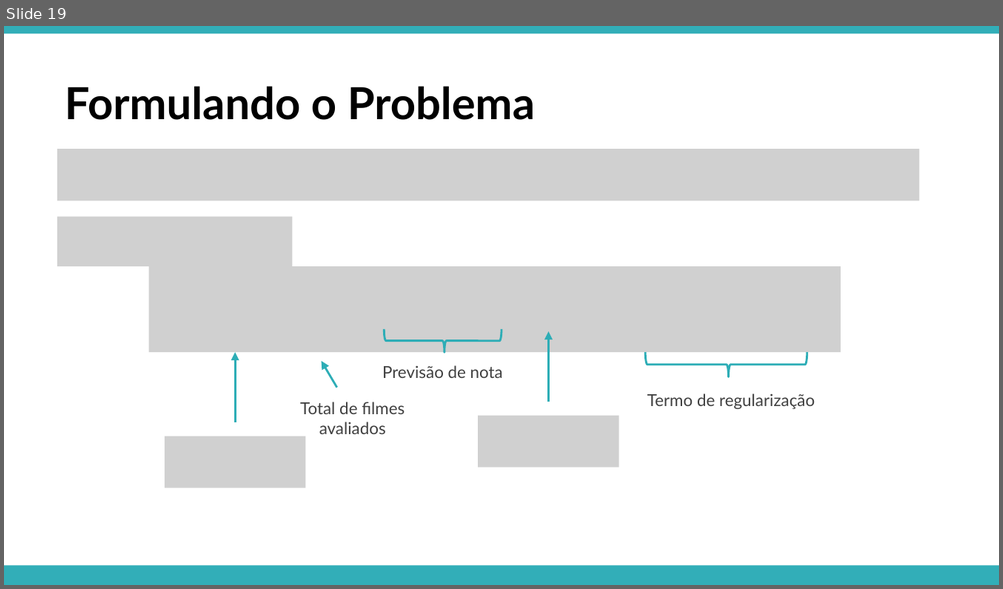
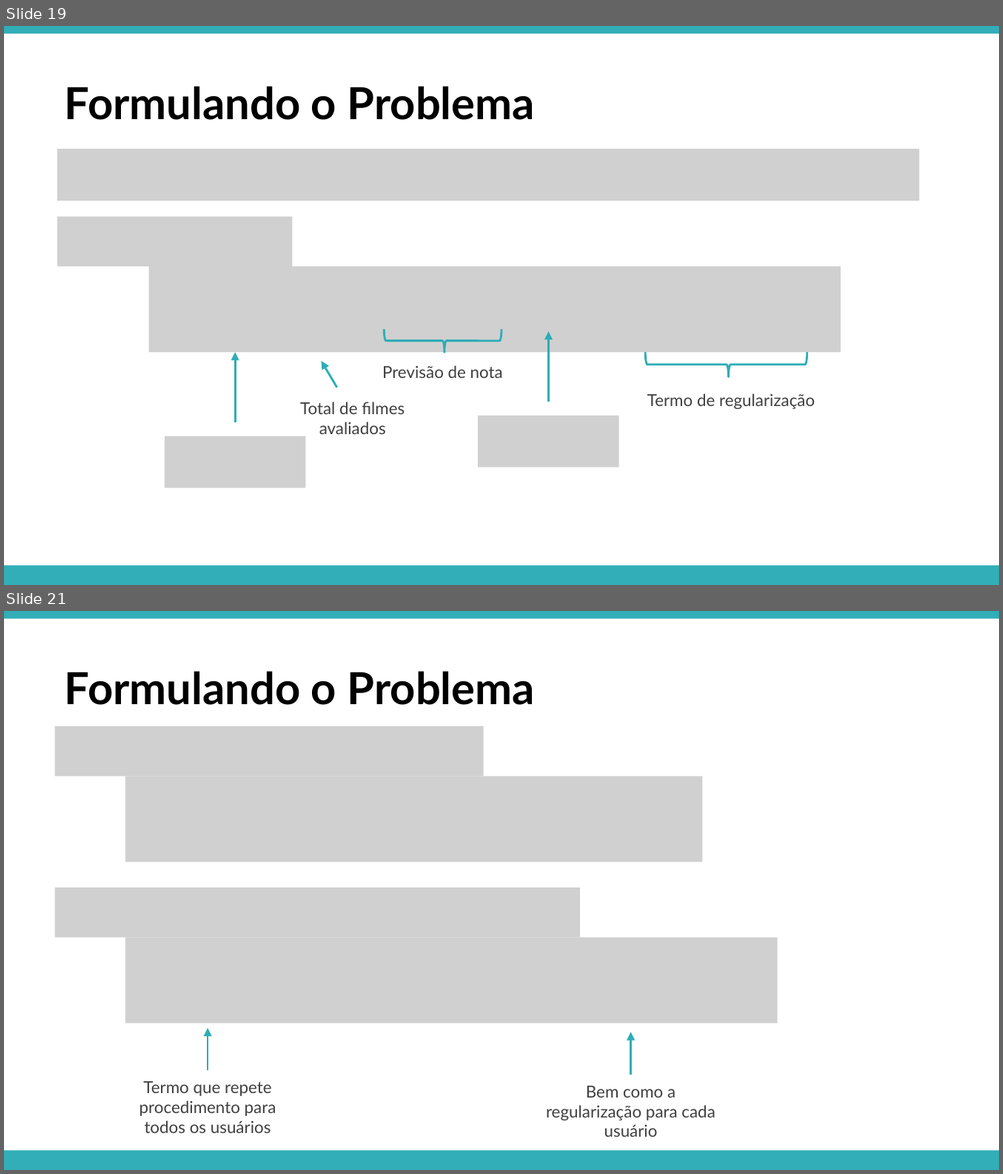
Before and after one commit to APILASTRI/coursera-stanford, a slide deck: machine-learning/notations/semana-9/presentation/15-recommender-systems.pptx. Shown one above the other, each under a label of ours: slide 19 before the commit, slides 19 and 21 after it; the slides between them are not shown. The pictures are 1003x589 and 1003x1174 pixels, drawn with LibreOffice and Linux fonts; fonts in the diff are those of the drawing; grey boxes stand for pictures. Boxes give left, top, right and bottom in pixels: in the first picture for what was removed or moved away, otherwise in the second. Text is boxed around its words. In the diff, an @@ line names an element or a change of style, - is before the commit and + after.

```diff
--- a/machine-learning/notations/semana-9/presentation/15-recommender-systems.pptx
+++ b/machine-learning/notations/semana-9/presentation/15-recommender-systems.pptx
@@ slide 21 added at box(4, 611, 999, 1170), background #FFFFFF; not listed: 2 template elements that a slide beside it also shows @@
@@ text added at box(65, 671, 535, 705), 32 pt, text #000000, bold @@
+Formulando o Problema
@@ picture added at box(55, 726, 484, 776) @@
@@ picture added at box(125, 776, 702, 862) @@
@@ picture added at box(55, 888, 580, 937) @@
@@ picture added at box(125, 937, 777, 1022) @@
@@ arrow added from (208, 1071) to (208, 1028), #2EADB7 1.5 pt @@
@@ arrow added from (631, 1074) to (631, 1033), #2EADB7 1.5 pt @@
@@ text added at box(139, 1082, 276, 1133), 12 pt, text #404040 @@
+Termo que repete procedimento para todos os usuários
@@ text added at box(546, 1086, 714, 1137), 12 pt, text #404040 @@
+Bem como a regularização para cada usuário
```
Also in this commit, not shown: 22 other slides added.
